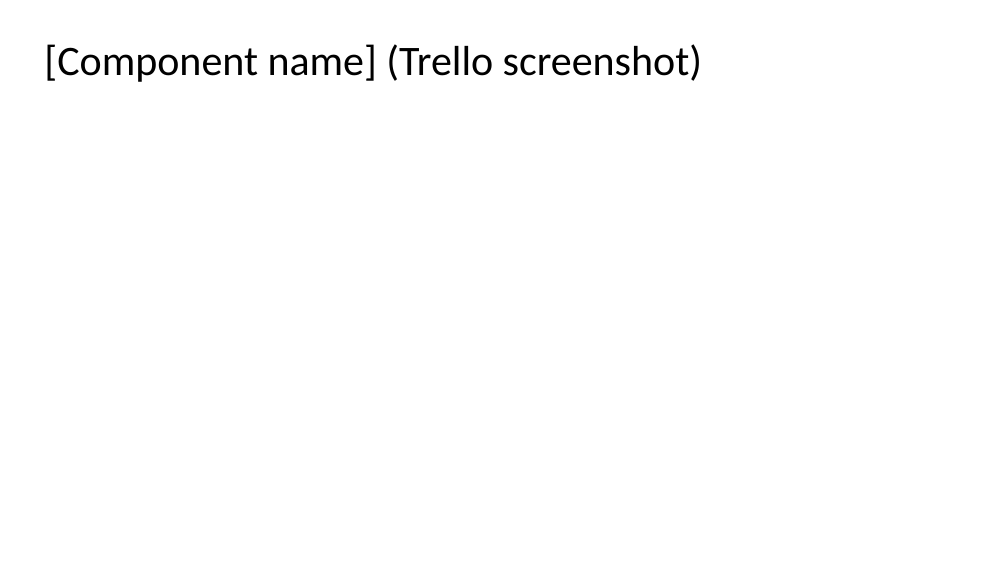
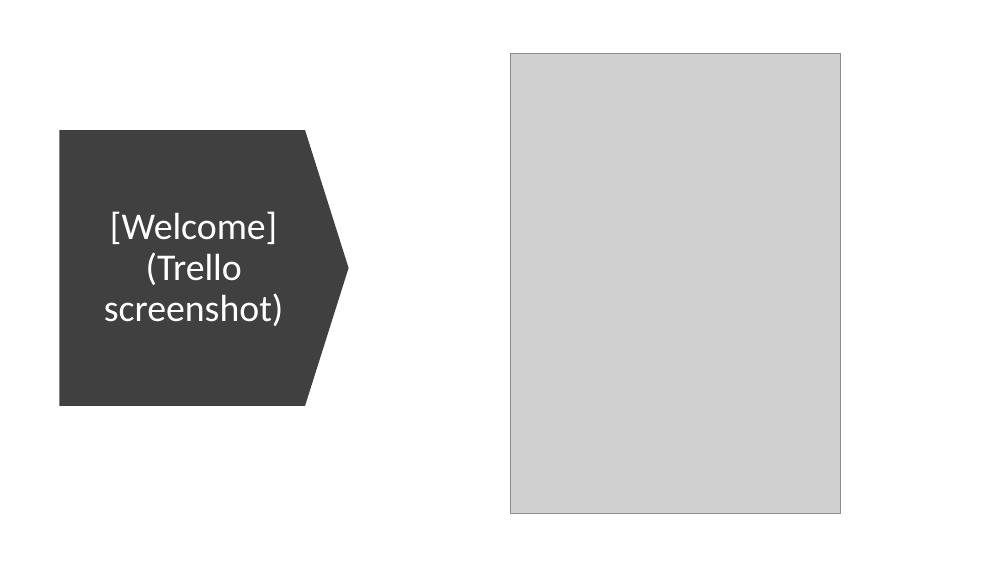
Before and after one commit to peter123321123321/Monster-Cards-Internal, a slide deck: slide 7 of 2.7 and 2.8 Documentation Template.pptx. Drawn at 1008x567 pixels with LibreOffice and Linux fonts; fonts in the diff are those of the drawing; grey boxes stand for pictures. Boxes give left, top, right and bottom in pixels: in the first picture for what was removed or moved away, otherwise in the second. Text is boxed around its words. In the diff, an @@ line names an element or a change of style, - is before the commit and + after.

```diff
--- a/2.7 and 2.8 Documentation Template.pptx
+++ b/2.7 and 2.8 Documentation Template.pptx
@@ picture added at <box>510,53,841,513</box> @@
@@ down arrow added at <box>60,130,349,406</box>, fill #404040 @@
@@ title "[Welcome] (Trello screenshot)" at <box>104,211,283,326</box>: vertical alignment top to middle @@
@@ title at <box>104,211,283,326</box>: text changed; size 40 to 36 pt; text colour #000000 to #FFFFFF @@
-[Component name] (Trello screenshot)
+[Welcome] (Trello screenshot)
```
Also in this commit, not shown: 5 other slides changed, 15 slides added, 5 other files.
